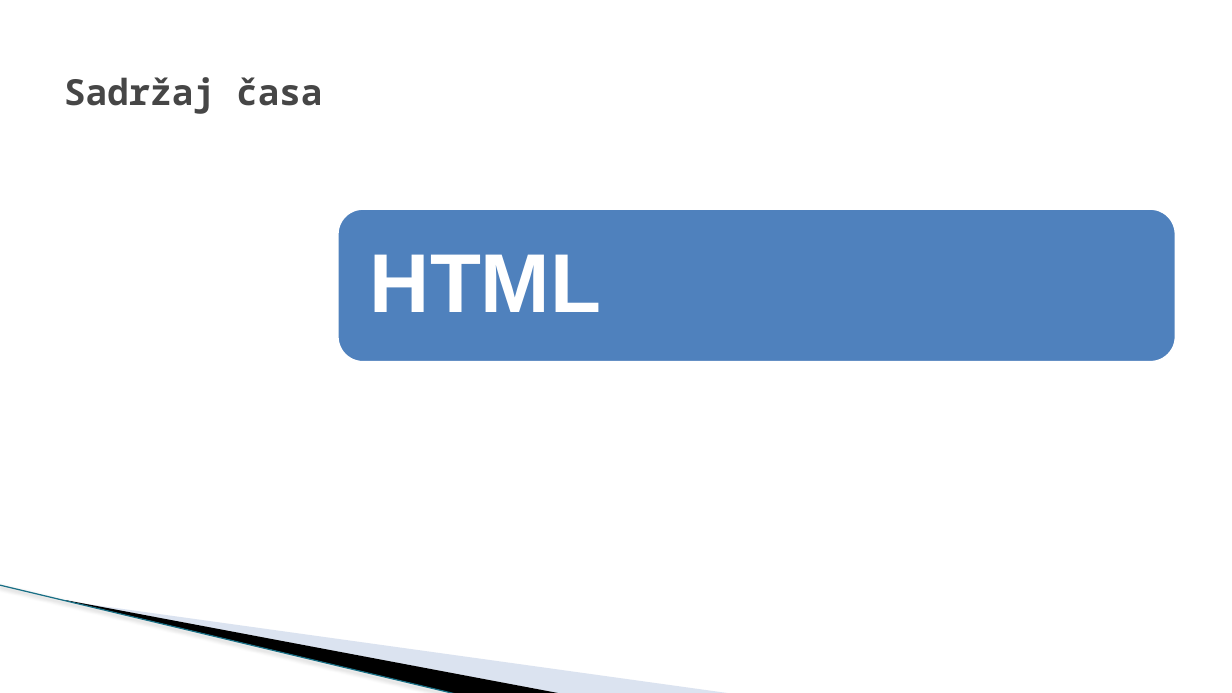
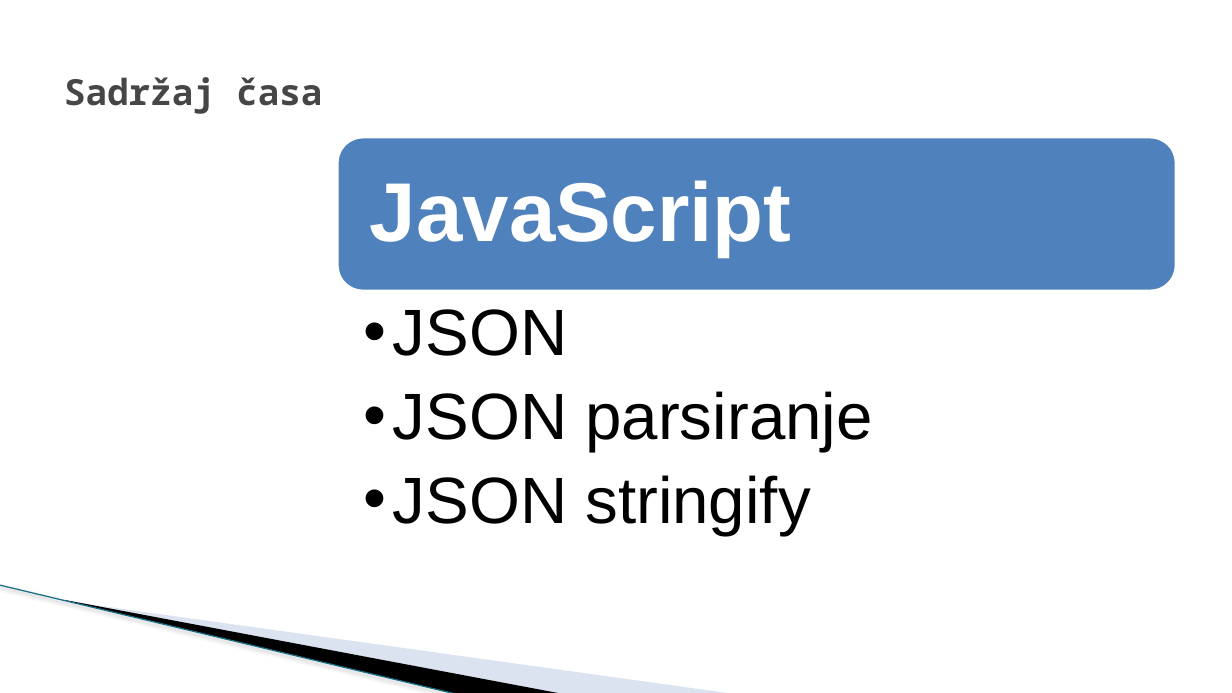
Before and after one commit to todalexcode/kurs-front-end, a slide deck: slide 2 of sesija-25/PPT/Front-End Developer-25.pptx. Drawn at 1232x693 pixels with LibreOffice and Linux fonts; fonts in the diff are those of the drawing; background and template pictures are left out. Boxes give left, top, right and bottom in pixels: in the first picture for what was removed or moved away, otherwise in the second. Text is boxed around its words. In the diff, an @@ line names an element or a change of style, - is before the commit and + after.

```diff
--- a/sesija-25/PPT/Front-End Developer-25.pptx
+++ b/sesija-25/PPT/Front-End Developer-25.pptx
@@ rounded rectangle: place and size @@
-rounded rectangle at box(337, 209, 1177, 362)
+rounded rectangle at box(337, 137, 1177, 290)
@@ text added at box(370, 180, 792, 256), 65 pt, text #FFFFFF, bold @@
+JavaScript
@@ text removed at box(370, 254, 601, 312) @@
-HTML
@@ text added at box(393, 309, 872, 535), 51 pt, text #000000 @@
+  •• JSON
+  •• JSON parsiranje
+  •• JSON stringify
```
Also in this commit, not shown: 1 other slide changed, 12 slides added, 1 slide removed, 8 other files.
